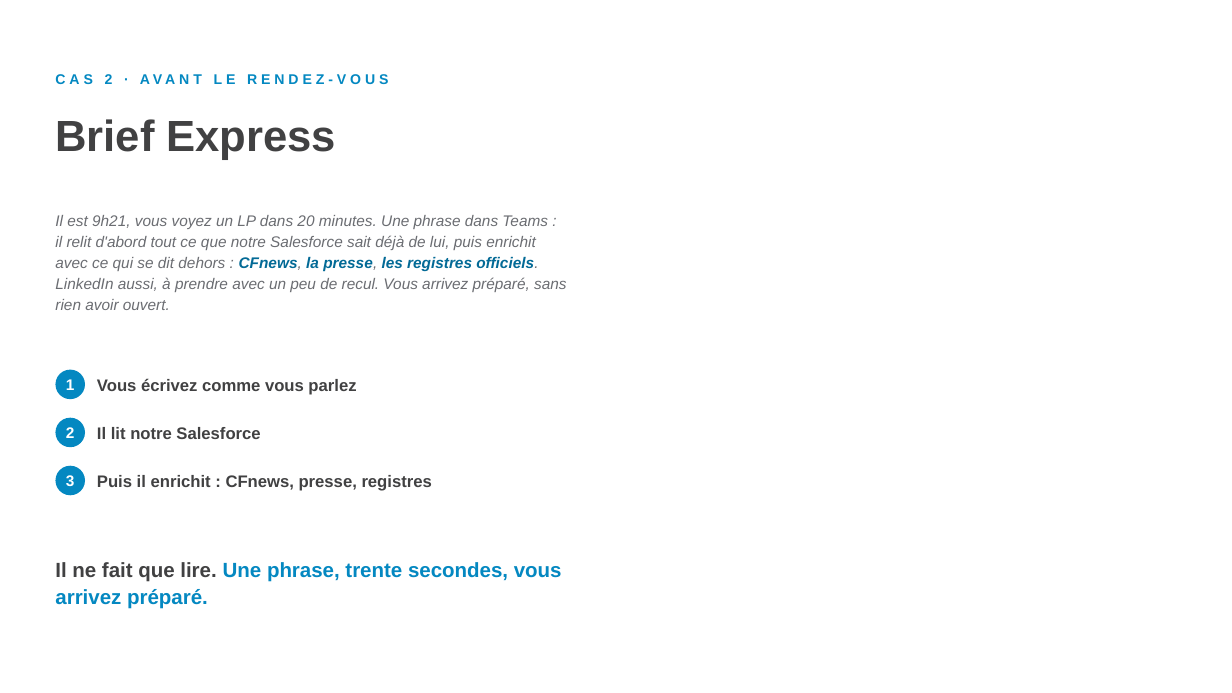
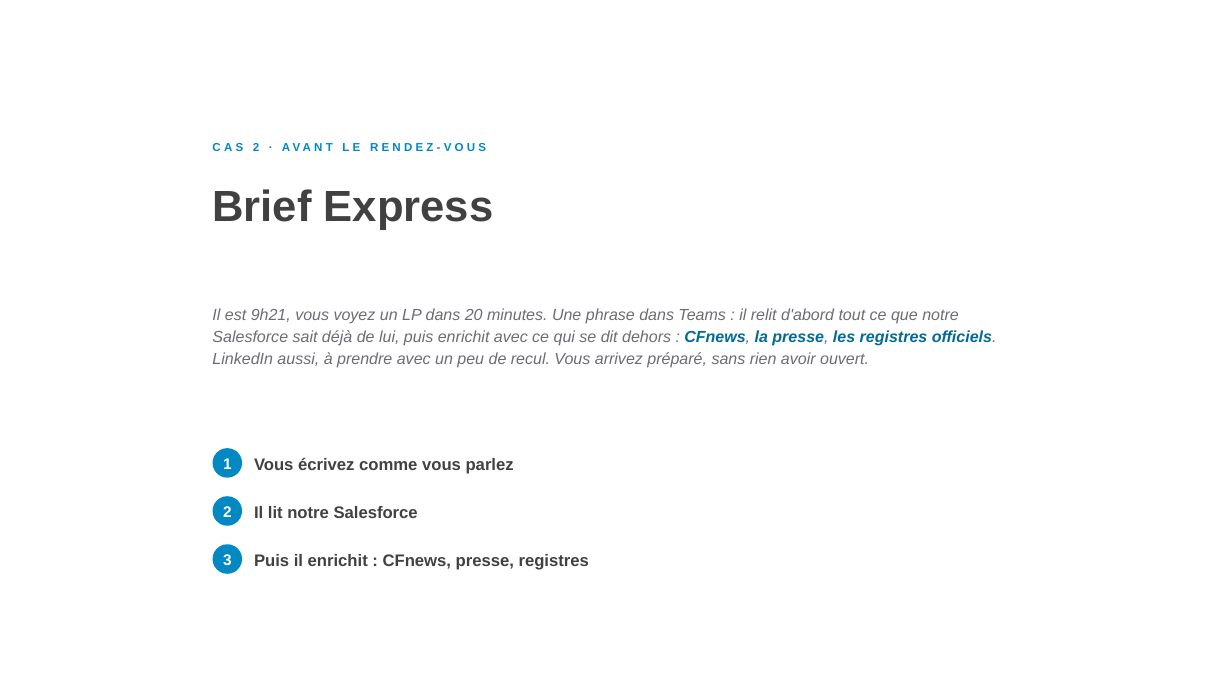
Before and after one commit to felixuniversityca-svg/task-dashboard, a slide deck: slide 35 of LIA-concretement-CC-anime.pptx. Drawn at 1232x693 pixels with LibreOffice and Linux fonts; fonts in the diff are those of the drawing. Boxes give left, top, right and bottom in pixels: in the first picture for what was removed or moved away, otherwise in the second. Text is boxed around its words. In the diff, an @@ line names an element or a change of style, - is before the commit and + after.

```diff
--- a/LIA-concretement-CC-anime.pptx
+++ b/LIA-concretement-CC-anime.pptx
@@ text "CAS 2 · AVANT LE ...": place and size @@
-text "CAS 2 · AVANT LE ..." at (105, 74, 113, 84)
+text "CAS 2 · AVANT LE ..." at (253, 143, 259, 151)
@@ text "CAS 2 · AVANT LE ..." at (253, 143, 259, 151): size 11 to 9 pt, letter spacing 3 to 2.5 pt @@
@@ text "Brief Express": place and size @@
-text "Brief Express" at (55, 119, 337, 160)
+text "Brief Express" at (212, 189, 494, 230)
@@ text "Il est 9h21, vous voyez ...": place and size @@
-text "Il est 9h21, vous voyez ..." at (55, 215, 566, 310)
+text "Il est 9h21, vous voyez ..." at (212, 308, 997, 368)
@@ text "Il est 9h21, vous voyez ..." at (212, 308, 997, 368): size 12 to 12.5 pt; line spacing 16.5pt to 17pt @@
@@ 3 texts, 3 ellipses: place and size @@
-3 texts, 3 ellipses at (55, 370, 85, 495)
+3 texts, 3 ellipses at (213, 448, 242, 574)
@@ 3 texts: place and size @@
-3 texts at (97, 378, 432, 491)
+3 texts at (254, 457, 589, 570)
@@ text removed at (55, 561, 562, 609) @@
-Il ne fait que lire. Une phrase, trente secondes, vous arrivez préparé.
```
Also in this commit, not shown: 39 other slides changed.
